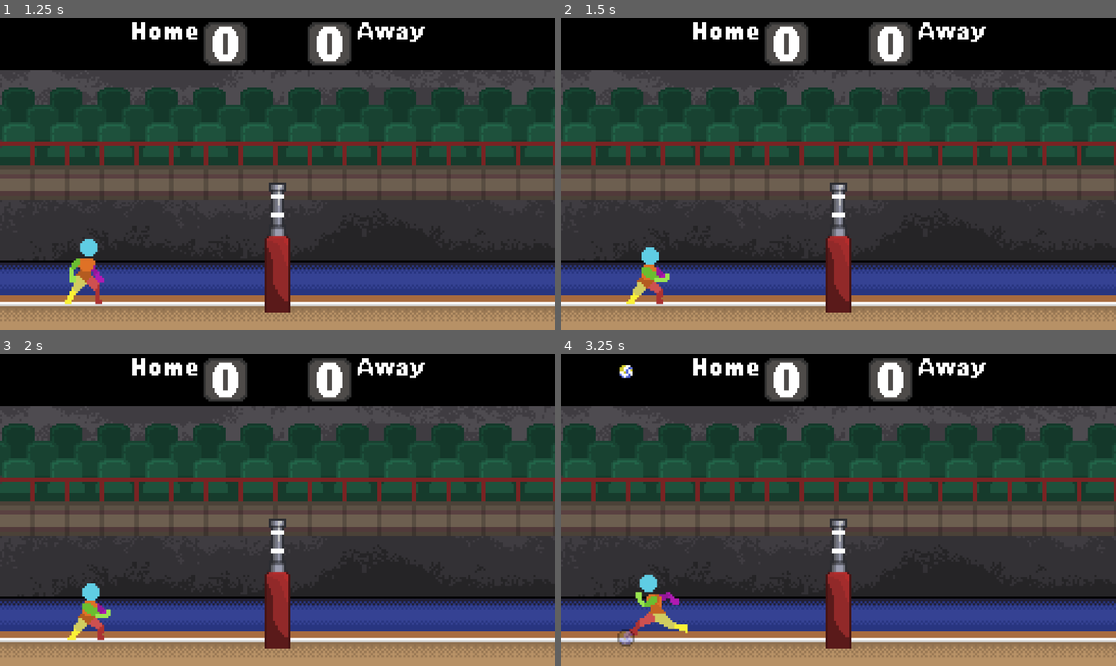
Above: before the commit, frames 1-4 (two rows, left to right).
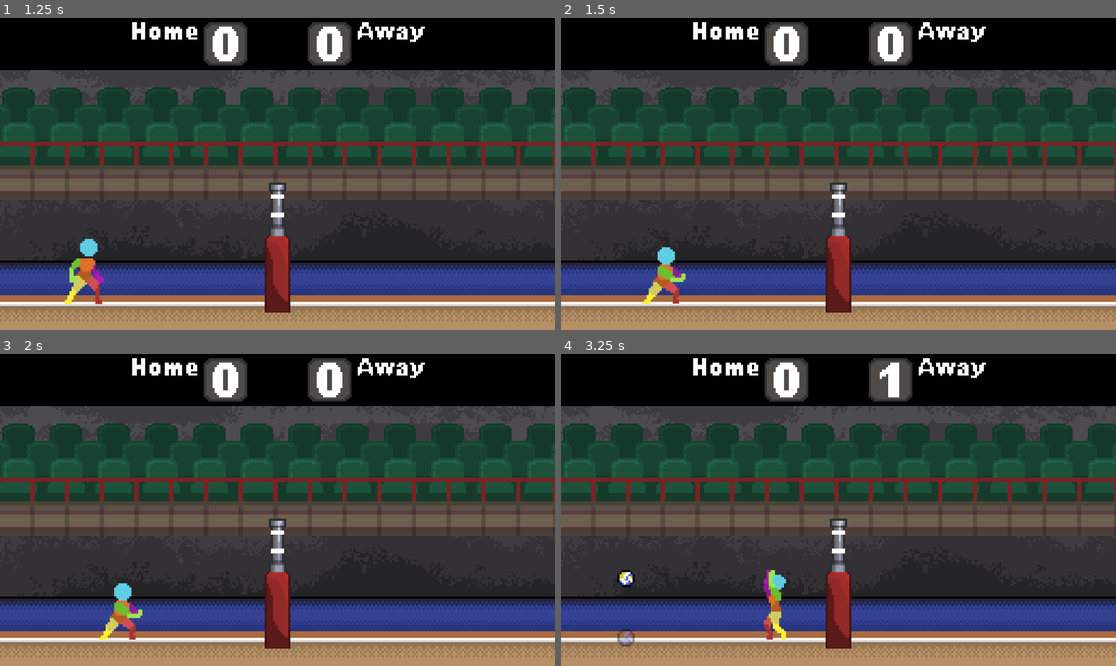
Above: after the commit, the same moments.

Repository: wonderdip/Arcade-Game
Game: Godot game, scene res://Scenes/main_menu.tscn
Two runs of this game, one before a commit and one after it. Both use one fixed random seed, a clock stepped at 60 frames per second and the inputs below.
Inputs:
- Up to frame 1 (1.25 s): click "Soloplayer" at 0.5 s
- Up to frame 2 (1.5 s): tap Enter at 1.25 s; hold D (right) from 1.28 s (still down); hold C (bump) from 1.28 s (still down)
- Up to frame 3 (2 s): keep holding D (right); keep holding C (bump); tap W (jump) at 1.52, 1.82 s; tap E (hit) at 1.55 s
- Up to frame 4 (3.25 s): release C (bump) at 2.03 s; tap E (hit) at 2.1 s; tap W (jump) at 2.27, 2.57 s; tap Q (spawnball_1) at 2.3, 2.85 s; release D (right) at 2.78 s; hold A (left) from 2.78 s (still down); hold F (set, bound only after the commit) from 2.78 s (still down)

Frame 1 is identical in both runs. In frame 2, 1.1% of the frame differs, in the area x 11-23%, y 73-92%; in frame 3, 1.2%; in frame 4, 1.8%, in the area x 10-62%, y 2-92%.

Commit message:
added blocking and setting

Diff:
--- a/Scenes/player.tscn
+++ b/Scenes/player.tscn
@@ -7,6 +7,7 @@
 [ext_resource type="Texture2D" uid="uid://dp3uy7erc7xvr" path="res://Assets/Characters/jump sprite-Sheet.png" id="3_fkybt"]
 [ext_resource type="Texture2D" uid="uid://ciy5qth1k2307" path="res://Assets/Characters/run sprite-Sheet.png" id="4_x3wgy"]
 [ext_resource type="PackedScene" uid="uid://b3gw6epw21u3s" path="res://Scenes/player_arms.tscn" id="6_x3wgy"]
+[ext_resource type="Texture2D" uid="uid://ciso04j1s5u5c" path="res://Assets/Characters/Set.png" id="7_8erm5"]
 
 [sub_resource type="AtlasTexture" id="AtlasTexture_igrcy"]
 atlas = ExtResource("2_fkybt")
@@ -104,6 +105,10 @@
 atlas = ExtResource("4_x3wgy")
 region = Rect2(224, 0, 32, 32)
 
+[sub_resource type="AtlasTexture" id="AtlasTexture_l6n3p"]
+atlas = ExtResource("7_8erm5")
+region = Rect2(0, 0, 32, 32)
+
 [sub_resource type="SpriteFrames" id="SpriteFrames_pu2lt"]
 animations = [{
 "frames": [{
@@ -210,6 +215,14 @@
 "loop": true,
 "name": &"Run",
 "speed": 12.0
+}, {
+"frames": [{
+"duration": 1.0,
+"texture": SubResource("AtlasTexture_l6n3p")
+}],
+"loop": true,
+"name": &"Set",
+"speed": 5.0
 }]
 
 [sub_resource type="CapsuleShape2D" id="CapsuleShape2D_ukyrk"]
@@ -239,7 +252,7 @@
 [node name="Sprite" type="AnimatedSprite2D" parent="."]
 position = Vector2(0, -1)
 sprite_frames = SubResource("SpriteFrames_pu2lt")
-animation = &"Hit"
+animation = &"Set"
 
 [node name="CollisionShape2D" type="CollisionShape2D" parent="."]
 position = Vector2(-1, 0)
--- a/Scenes/player_arms.tscn
+++ b/Scenes/player_arms.tscn
@@ -1,7 +1,47 @@
-[gd_scene load_steps=8 format=3 uid="uid://b3gw6epw21u3s"]
+[gd_scene load_steps=10 format=3 uid="uid://b3gw6epw21u3s"]
 
 [ext_resource type="Script" uid="uid://drtktdqtjnlbe" path="res://Scripts/player_arms.gd" id="1_f6qgc"]
 [ext_resource type="Texture2D" uid="uid://b7i0opriskteg" path="res://Assets/Characters/arms sprite-Sheet.png" id="1_t0651"]
+
+[sub_resource type="Animation" id="Animation_by7ge"]
+resource_name = "Block"
+step = 1.0
+tracks/0/type = "value"
+tracks/0/imported = false
+tracks/0/enabled = true
+tracks/0/path = NodePath("ArmSprite:frame")
+tracks/0/interp = 1
+tracks/0/loop_wrap = true
+tracks/0/keys = {
+"times": PackedFloat32Array(0),
+"transitions": PackedFloat32Array(1),
+"update": 1,
+"values": [6]
+}
+tracks/1/type = "value"
+tracks/1/imported = false
+tracks/1/enabled = true
+tracks/1/path = NodePath("CollisionShape2D:position")
+tracks/1/interp = 1
+tracks/1/loop_wrap = true
+tracks/1/keys = {
+"times": PackedFloat32Array(0),
+"transitions": PackedFloat32Array(1),
+"update": 0,
+"values": [Vector2(2, -14)]
+}
+tracks/2/type = "value"
+tracks/2/imported = false
+tracks/2/enabled = true
+tracks/2/path = NodePath("CollisionShape2D:rotation")
+tracks/2/interp = 1
+tracks/2/loop_wrap = true
+tracks/2/keys = {
+"times": PackedFloat32Array(0),
+"transitions": PackedFloat32Array(1),
+"update": 0,
+"values": [0.13962634015954636]
+}
 
 [sub_resource type="Animation" id="Animation_5llls"]
 resource_name = "Bump"
@@ -123,11 +163,53 @@
 "values": [0.2617994]
 }
 
+[sub_resource type="Animation" id="Animation_w22st"]
+resource_name = "Set"
+step = 1.0
+tracks/0/type = "value"
+tracks/0/imported = false
+tracks/0/enabled = true
+tracks/0/path = NodePath("ArmSprite:frame")
+tracks/0/interp = 1
+tracks/0/loop_wrap = true
+tracks/0/keys = {
+"times": PackedFloat32Array(0),
+"transitions": PackedFloat32Array(1),
+"update": 1,
+"values": [8]
+}
+tracks/1/type = "value"
+tracks/1/imported = false
+tracks/1/enabled = true
+tracks/1/path = NodePath("CollisionShape2D:position")
+tracks/1/interp = 1
+tracks/1/loop_wrap = true
+tracks/1/keys = {
+"times": PackedFloat32Array(0),
+"transitions": PackedFloat32Array(1),
+"update": 0,
+"values": [Vector2(1, -9)]
+}
+tracks/2/type = "value"
+tracks/2/imported = false
+tracks/2/enabled = true
+tracks/2/path = NodePath("CollisionShape2D:rotation")
+tracks/2/interp = 1
+tracks/2/loop_wrap = true
+tracks/2/keys = {
+"times": PackedFloat32Array(0),
+"transitions": PackedFloat32Array(1),
+"update": 0,
+"values": [0.13962634015954636]
+}
+
 [sub_resource type="AnimationLibrary" id="AnimationLibrary_5llls"]
 _data = {
+&"Block": SubResource("Animation_by7ge"),
 &"Bump": SubResource("Animation_5llls"),
 &"Hit": SubResource("Animation_f6qgc"),
-&"RESET": SubResource("Animation_ism15")
+&"RESET": SubResource("Animation_ism15"),
+&"Set": SubResource("Animation_w22st")
 }
 
 [sub_resource type="CapsuleShape2D" id="CapsuleShape2D_ism15"]
@@ -139,10 +221,6 @@
 collision_mask = 2
 collision_priority = 30.0
 script = ExtResource("1_f6qgc")
-hit_force = 50.0
-downward_force = -20.0
-bump_force = 10.0
-bump_upward_force = -50.0
 
 [node name="AnimationPlayer" type="AnimationPlayer" parent="."]
 libraries = {
@@ -152,10 +230,11 @@
 [node name="ArmSprite" type="Sprite2D" parent="."]
 position = Vector2(0, 0.5)
 texture = ExtResource("1_t0651")
-hframes = 8
+hframes = 9
 frame = 1
 
 [node name="CollisionShape2D" type="CollisionShape2D" parent="."]
+z_index = 2
 position = Vector2(-6, -9)
 rotation = 0.2617994
 scale = Vector2(0.9999998, 0.9999998)
--- a/Scenes/server_browser.tscn
+++ b/Scenes/server_browser.tscn
@@ -39,7 +39,6 @@
 
 [node name="ServerList" type="ItemList" parent="ScrollContainer/VBoxContainer"]
 layout_mode = 2
-size_flags_horizontal = 4
 allow_search = false
 auto_width = true
 auto_height = true
--- a/Scripts/ball.gd
+++ b/Scripts/ball.gd
@@ -36,15 +36,11 @@
 		# Local mode - always simulate physics
 		freeze = false
 		sleeping = false
-		print("Ball spawned in local mode at position: ", global_position)
+
 	elif multiplayer.is_server():
 		# Network mode - only server simulates
 		freeze = false
 		sleeping = false
-		print("Ball spawned on server at position: ", global_position)
-	else:
-		# Network client - just show the ball
-		print("Ball spawned on client at position: ", global_position)
 
 func _physics_process(_delta: float) -> void:
 	# Keep the raycast pointing straight down in world space
--- a/Scripts/input_manager.gd
+++ b/Scripts/input_manager.gd
@@ -57,10 +57,13 @@
 				return false
 
 		elif action == "hit":
+			return Input.is_joy_button_pressed(device.device_id, JOY_BUTTON_B)
+
+		elif action == "bump":
 			return Input.is_joy_button_pressed(device.device_id, JOY_BUTTON_X)
 
-		elif action == "bump":
-			return Input.is_joy_button_pressed(device.device_id, JOY_BUTTON_B)
+		elif action == "set":
+			return Input.is_joy_button_pressed(device.device_id, JOY_BUTTON_A)
 
 		elif action == "left":
 			var joy_axis = Input.get_joy_axis(device.device_id, JOY_AXIS_LEFT_X)
@@ -98,19 +101,18 @@
 			var axis_just_pressed = previous_axis_y >= -controller_deadzone and current_axis_y < -controller_deadzone
 			last_axis_y[device.device_id] = current_axis_y
 
-			var button_a_just_pressed = Input.is_joy_button_pressed(device.device_id, JOY_BUTTON_A)
-			if axis_just_pressed or button_a_just_pressed:
+			if axis_just_pressed:
 				return true
 			else:
 				return false
 
 		elif action == "hit":
+			var just_pressed_b = Input.is_joy_button_pressed(device.device_id, JOY_BUTTON_B)
+			return just_pressed_b
+
+		elif action == "bump":
 			var just_pressed_x = Input.is_joy_button_pressed(device.device_id, JOY_BUTTON_X)
 			return just_pressed_x
-
-		elif action == "bump":
-			var just_pressed_b = Input.is_joy_button_pressed(device.device_id, JOY_BUTTON_B)
-			return just_pressed_b
 
 		else:
 			return false
--- a/Scripts/player.gd
+++ b/Scripts/player.gd
@@ -10,9 +10,13 @@
 @export var low_jump_multiplier: float = 1.5
 var peak_gravity_scale: float = 0.5
 var peak_threshold: float = 80.0
+var block_gravity_mult: float
+var speed_mult: float
 
 var is_hitting: bool = false
 var is_bumping: bool = false
+var is_setting: bool = false
+var is_blocking: bool = false
 var in_blockzone: bool = false
 
 # Player identification
@@ -53,6 +57,7 @@
 	var jump_just_pressed: bool
 	var hit_just_pressed: bool
 	var bump_pressed: bool
+	var set_pressed: bool
 
 	if is_local_mode:
 		direction = InputManager.get_axis(player_number, "left", "right")
@@ -60,33 +65,44 @@
 		jump_just_pressed = InputManager.is_action_just_pressed(player_number, "jump")
 		hit_just_pressed = InputManager.is_action_just_pressed(player_number, "hit")
 		bump_pressed = InputManager.is_action_pressed(player_number, "bump")
+		set_pressed = InputManager.is_action_pressed(player_number, "set")
 	else:
 		direction = Input.get_axis("left", "right")
 		jump_pressed = Input.is_action_pressed("jump")
 		jump_just_pressed = Input.is_action_just_pressed("jump")
 		hit_just_pressed = Input.is_action_just_pressed("hit")
 		bump_pressed = Input.is_action_pressed("bump")
+		set_pressed = Input.is_action_pressed("set")
 
 	# --- Movement and Actions ---
 	# Apply gravity with floaty jump feel
+	if is_blocking:
+		block_gravity_mult = 1.5  # increase this for lower jumps
+	else:
+		block_gravity_mult = 1
+
 	if velocity.y < 0:
 		if not jump_pressed:
-			velocity.y += gravity * low_jump_multiplier * delta
+			velocity.y += gravity * low_jump_multiplier * block_gravity_mult * delta
 		elif abs(velocity.y) < peak_threshold:
-			velocity.y += gravity * peak_gravity_scale * delta
+			velocity.y += gravity * peak_gravity_scale * block_gravity_mult * delta
 		else:
-			velocity.y += gravity * delta * 0.5
+			velocity.y += gravity * 0.5 * block_gravity_mult * delta
 	else:
-		velocity.y += gravity * fall_multiplier * delta
+		velocity.y += gravity * fall_multiplier * block_gravity_mult * delta
+
 
 	# Handle jump
 	if jump_just_pressed and is_on_floor():
 		velocity.y = JumpForce
 
-	if is_bumping:
-		velocity.x = 0
-	elif direction != 0 and not is_hitting:
-		velocity.x = move_toward(velocity.x, direction * Speed, Acceleration * delta)
+	if is_bumping or is_setting:
+		speed_mult = 0.2
+	else:
+		speed_mult = 1
+
+	if direction != 0 and not is_hitting:
+		velocity.x = move_toward(velocity.x, direction * Speed * speed_mult, Acceleration * delta)
 	else:
 		velocity.x = move_toward(velocity.x, 0, Friction * delta)
 
@@ -97,7 +113,7 @@
 		sprite.play("Hit")
 
 	# Handle bump
-	if bump_pressed and is_on_floor() and not is_hitting:
+	if bump_pressed and is_on_floor() and not is_hitting and not is_setting:
 		if not is_bumping:
 			is_bumping = true
 			player_arms.bump()
@@ -108,6 +124,23 @@
 			player_arms.stop_bump()
 			sprite.play("Idle")
 
+	if set_pressed and is_on_floor() and not is_hitting and not is_bumping:
+		is_setting = true
+		sprite.play("Set")
+		player_arms.setting()
+	else:
+		if is_setting:
+			is_setting = false
+			sprite.play("Idle")
+			player_arms.stop_setting()
+
+	if in_blockzone and not is_on_floor():
+		is_blocking = true
+		player_arms.block()
+	elif (is_on_floor() or not in_blockzone) and is_blocking:
+		is_blocking = false
+		player_arms.stop_block()
+
 	# Cancel hit if you land
 	if is_on_floor() and is_hitting:
 		is_hitting = false
@@ -115,7 +148,7 @@
 		sprite.play("Idle")
 
 	# Pick animations
-	if not is_bumping and not is_hitting:
+	if not is_bumping and not is_hitting and not is_setting:
 		if not is_on_floor():
 			if in_blockzone == false:
 				sprite.play("Jump")
--- a/Scripts/player_arms.gd
+++ b/Scripts/player_arms.gd
@@ -6,13 +6,17 @@
 
 var is_hitting: bool = false
 var is_bumping: bool = false
+var is_blocking: bool = false
+var is_setting: bool = false
 var facing_right: bool = true
 var hit_bodies: Dictionary = {}  # Tracks last hit time for each ball
 
-@export var hit_force: float = 150.0
-@export var downward_force: float = -100.0
-@export var bump_force: float = 80.0
-@export var bump_upward_force: float = -200.0
+@export var hit_force: float = 50.0
+@export var downward_force: float = -20.0
+@export var bump_force: float = 10.0
+@export var bump_upward_force: float = -25.0
+@export var set_force: float = 40
+@export var set_upaward_force: float = -50
 @export var hit_cooldown: float = 0.2
 @export var max_ball_speed: float = 400.0
 
@@ -35,24 +39,50 @@
 		collision_shape.disabled = false
 		visible = true
 		anim.play("Hit")
+	else:
+		print("tried to hit weww")
 
 func bump():
-	if not is_bumping and not is_hitting:
+	if not is_bumping and not is_hitting and not is_blocking and not is_setting:
 		is_bumping = true
 		hit_bodies.clear()
 		collision_shape.disabled = false
 		visible = true
 		anim.play("Bump")
 
+func block():
+	if not is_hitting and not is_blocking:
+		is_blocking = true
+		hit_bodies.clear()
+		collision_shape.disabled = false
+		visible = true
+		anim.play("Block")
+
+func setting():
+	if not is_setting and not is_bumping and not is_hitting and not is_blocking:
+		is_setting = true
+		hit_bodies.clear()
+		collision_shape.disabled = false
+		visible = true
+		anim.play("Set")
+
+func stop_setting():
+	is_setting = false
+	cleanup_anim()
+
 func stop_hit():
 	is_hitting = false
-	_cleanup_hit()
+	cleanup_anim()
 
 func stop_bump():
 	is_bumping = false
-	_cleanup_hit()
+	cleanup_anim()
 
-func _cleanup_hit():
+func stop_block():
+	is_blocking = false
+	cleanup_anim()
+
+func cleanup_anim():
 	hit_bodies.clear()
 	collision_shape.disabled = true
 	anim.stop()
@@ -61,7 +91,7 @@
 
 # Called when a body enters the arm's area
 func _on_body_entered(body: Node):
-	if not (is_hitting or is_bumping):
+	if not (is_hitting or is_bumping or is_blocking or is_setting):
 		return
 	if not (body.is_in_group("ball") and body is RigidBody2D):
 		return
@@ -90,14 +120,25 @@
 	var hit_direction: Vector2
 	var contact_point = collision_shape.global_position
 
+	# Get current velocity before hit
+	var ball_vel = body.linear_velocity
+
+	# Optional: reduce or cancel downward velocity
+	if ball_vel.y > 0:
+		body.linear_velocity.y = ball_vel.y * 0.2  # or 0 for full reset
+
 	if is_bumping:
 		hit_direction = Vector2(0.2 if facing_right else -0.2, -1).normalized()
 		impulse = hit_direction * bump_force + Vector2(0, bump_upward_force)
-	elif is_hitting:
+	elif is_hitting or is_blocking:
 		hit_direction = Vector2(1 if facing_right else -1, -0.2).normalized()
 		impulse = hit_direction * hit_force + Vector2(0, -downward_force)
+	elif is_setting:
+		hit_direction = Vector2(0.2 if facing_right else -0.2, -1).normalized()
+		impulse = hit_direction * set_force * 2 + Vector2(0, set_upaward_force)
 
 	body.apply_impulse(impulse, contact_point - body.global_position)
+
 
 	# Cap the speed
 	await get_tree().process_frame
@@ -120,5 +161,15 @@
 		hit_bodies.clear()
 		collision_shape.disabled = true
 		visible = false
+
+	elif anim_name == "Block":
+		is_blocking = false
+		hit_bodies.clear()
+		collision_shape.disabled = true
+		visible = false
+
 	elif anim_name == "Bump": # Don't clear when bump animation finishes if still holding button pas
 		pass
+
+	elif anim_name == "Set":
+		pass
--- a/Scripts/world.gd
+++ b/Scripts/world.gd
@@ -55,7 +55,7 @@
 
 func _physics_process(_delta: float) -> void:
 	# Ball spawning for testing/reset
-	if Input.is_action_just_pressed("spawnball_1") or Input.is_action_just_pressed("spawnball_2"):
+	if (Input.is_action_just_pressed("spawnball_1") or Input.is_action_just_pressed("spawnball_2")) and ball_spawned == false:
 		if is_network_mode:
 			if multiplayer.is_server():
 				spawn_ball()
@@ -96,6 +96,9 @@
 	if not ball_instance.update_score.is_connected(score_board.update_score):
 		ball_instance.update_score.connect(score_board.update_score)
 
+	if not ball_instance.update_score.is_connected(_on_ball_scored):
+		ball_instance.update_score.connect(_on_ball_scored)
+
 func spawn_ball_local() -> void:
 	# Local mode spawning (no network replication needed)
 	if active_ball != null and is_instance_valid(active_ball):
@@ -112,9 +115,16 @@
 
 	add_child(ball_instance)
 	active_ball = ball_instance
+	ball_spawned = true
 
 	if not ball_instance.update_score.is_connected(score_board.update_score):
 		ball_instance.update_score.connect(score_board.update_score)
+
+	if not ball_instance.update_score.is_connected(_on_ball_scored):
+		ball_instance.update_score.connect(_on_ball_scored)
+
+func _on_ball_scored(_side: int) -> void:
+	ball_spawned = false
 
 func _on_player_one_side_body_entered(body: Node2D) -> void:
 	if body.is_in_group("ball"):
--- a/project.godot
+++ b/project.godot
@@ -54,13 +54,19 @@
 hit={
 "deadzone": 0.2,
 "events": [Object(InputEventKey,"resource_local_to_scene":false,"resource_name":"","device":-1,"window_id":0,"alt_press …(192 unchanged characters)…
-, Object(InputEventJoypadButton,"resource_local_to_scene":false,"resource_name":"","device":0,"button_index":2,"pressure":0.0,"pressed":false,"script":null)
+, Object(InputEventJoypadButton,"resource_local_to_scene":false,"resource_name":"","device":0,"button_index":1,"pressure":0.0,"pressed":false,"script":null)
 ]
 }
 bump={
 "deadzone": 0.2,
 "events": [Object(InputEventKey,"resource_local_to_scene":false,"resource_name":"","device":-1,"window_id":0,"alt_press …(191 unchanged characters)…
-, Object(InputEventJoypadButton,"resource_local_to_scene":false,"resource_name":"","device":0,"button_index":1,"pressure":0.0,"pressed":false,"script":null)
+, Object(InputEventJoypadButton,"resource_local_to_scene":false,"resource_name":"","device":0,"button_index":2,"pressure":0.0,"pressed":false,"script":null)
+]
+}
+set={
+"deadzone": 0.2,
+"events": [Object(InputEventKey,"resource_local_to_scene":false,"resource_name":"","device":-1,"window_id":0,"alt_pressed":false,"shift_pressed":false,"ctrl_pressed":false,"meta_pressed":false,"pressed":false,"keycode":0,"physical_keycode":70,"key_label":0,"unicode":102,"location":0,"echo":false,"script":null)
+, Object(InputEventJoypadButton,"resource_local_to_scene":false,"resource_name":"","device":0,"button_index":0,"pressure":0.0,"pressed":false,"script":null)
 ]
 }
 jump_1={
@@ -89,6 +95,11 @@
 "events": [Object(InputEventKey,"resource_local_to_scene":false,"resource_name":"","device":0,"window_id":0,"alt_presse …(190 unchanged characters)…
 ]
 }
+set_1={
+"deadzone": 0.2,
+"events": [Object(InputEventKey,"resource_local_to_scene":false,"resource_name":"","device":-1,"window_id":0,"alt_pressed":false,"shift_pressed":false,"ctrl_pressed":false,"meta_pressed":false,"pressed":false,"keycode":0,"physical_keycode":70,"key_label":0,"unicode":102,"location":0,"echo":false,"script":null)
+]
+}
 jump_2={
 "deadzone": 0.2,
 "events": [Object(InputEventKey,"resource_local_to_scene":false,"resource_name":"","device":-1,"window_id":0,"alt_press …(195 unchanged characters)…
@@ -112,6 +123,11 @@
 bump_2={
 "deadzone": 0.2,
 "events": [Object(InputEventKey,"resource_local_to_scene":false,"resource_name":"","device":-1,"window_id":0,"alt_press …(192 unchanged characters)…
+]
+}
+set_2={
+"deadzone": 0.2,
+"events": [Object(InputEventKey,"resource_local_to_scene":false,"resource_name":"","device":-1,"window_id":0,"alt_pressed":false,"shift_pressed":false,"ctrl_pressed":false,"meta_pressed":false,"pressed":false,"keycode":0,"physical_keycode":74,"key_label":0,"unicode":106,"location":0,"echo":false,"script":null)
 ]
 }
 spawnball_1={
Binary file added: Assets/Characters/Set.png
Not shown, added: Assets/Characters/Set.png.import
Binary file changed: Assets/Characters/arms sprite-Sheet.png
Not shown: 1 places in Scenes/player.tscn that only renumber resources
